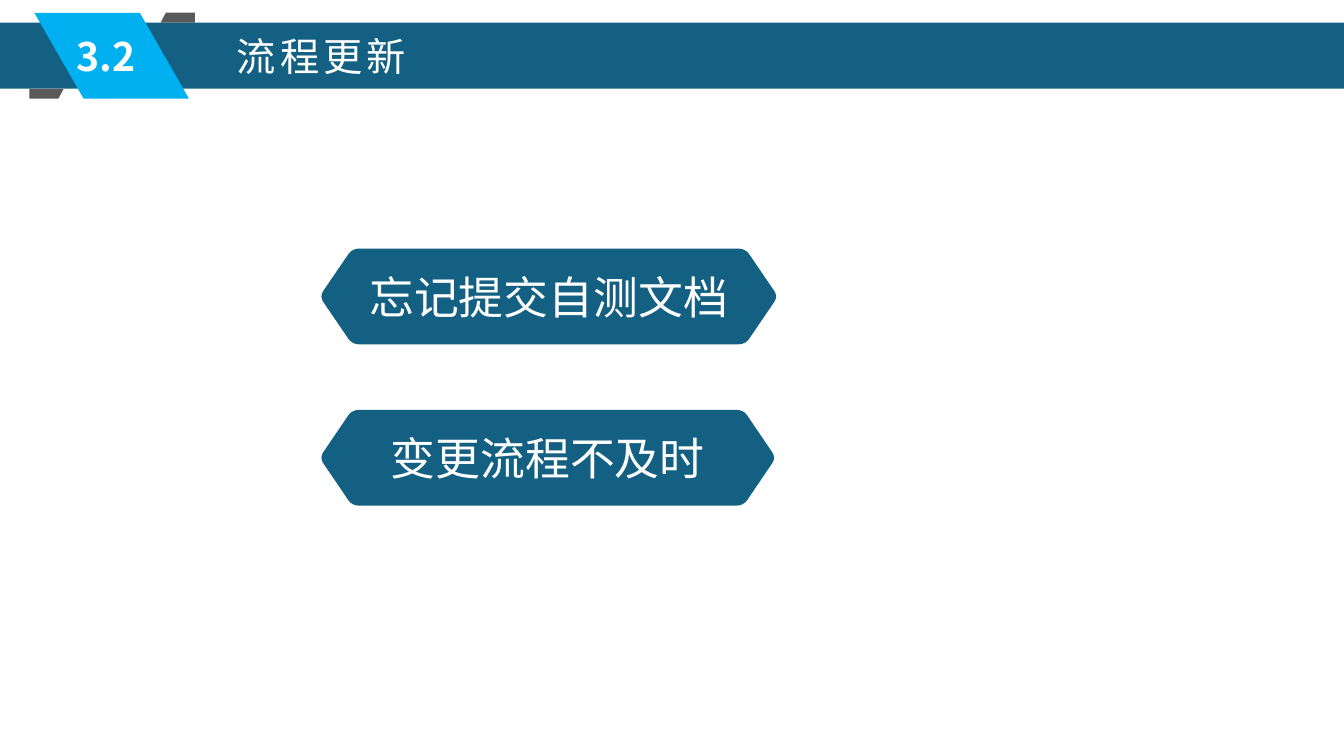
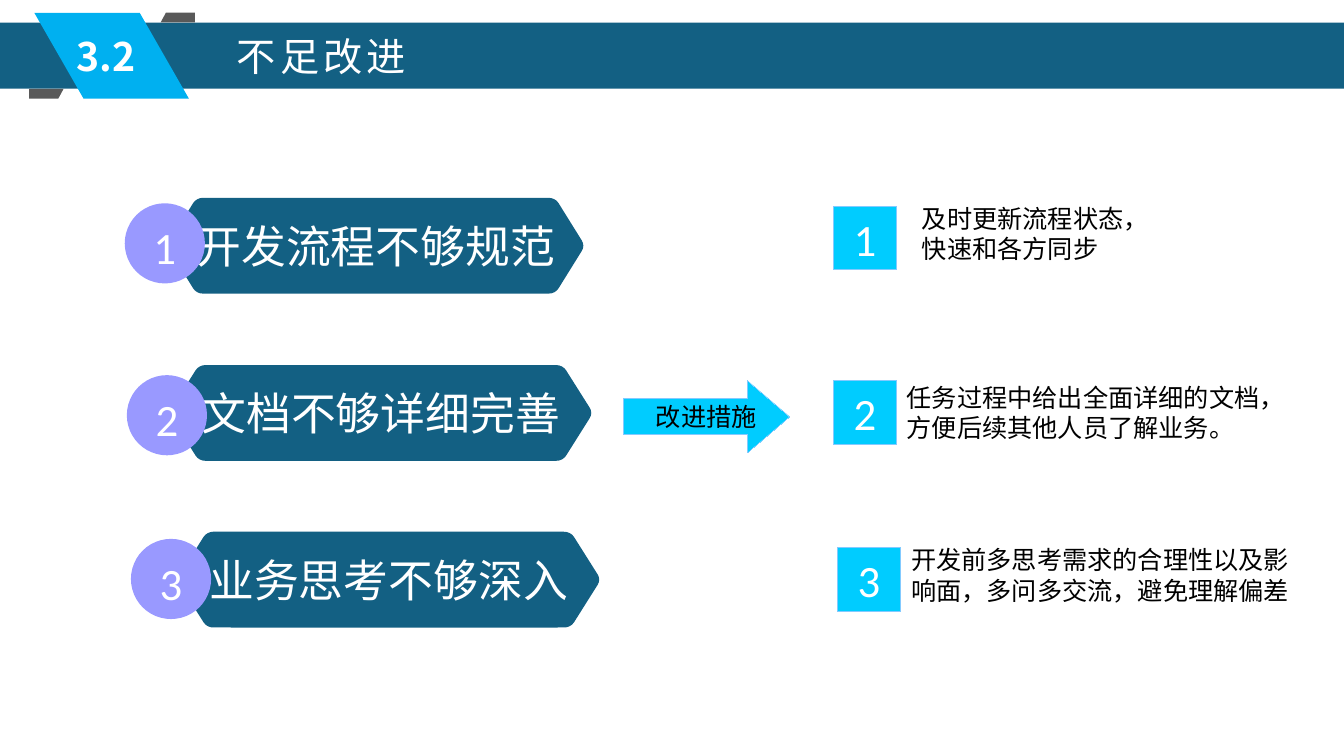
Before and after one commit to xljnc/husky-starter, a slide deck: slide 13 of doc/zzdb.pptx. Drawn at 1344x756 pixels with LibreOffice and Linux fonts; fonts in the diff are those of the drawing. Boxes give left, top, right and bottom in pixels: in the first picture for what was removed or moved away, otherwise in the second. Text is boxed around its words. In the diff, an @@ line names an element or a change of style, - is before the commit and + after.

Commit message:
文档 by qiyu 2022-06-20

```diff
--- a/doc/zzdb.pptx
+++ b/doc/zzdb.pptx
@@ text at [237,38,406,74]: text changed @@
-流程更新
+不足改进
@@ ellipse added at [125,204,206,284], fill #9999FF, 32 pt, text #FFFFFF @@
+1
@@ freeform shape added at [168,198,584,293], fill #136083, 32 pt, text #FFFFFF @@
+开发流程不够规范
@@ rectangle added at [834,207,897,270], fill #00CCFF, outline #83CAFF 0.75 pt, 32 pt, text #FFFFFF @@
+1
@@ text added at [922,206,1149,260], 18 pt, text #000000 @@
+及时更新流程状态，
+快速和各方同步
@@ freeform shape removed at [322,249,776,345] @@
-忘记提交自测文档
@@ ellipse added at [127,375,208,456], fill #9999FF, 32 pt, text #FFFFFF @@
+2
@@ freeform shape added at [170,365,591,461], fill #136083, 32 pt, text #FFFFFF @@
+文档不够详细完善
@@ freeform shape added at [623,381,789,453], fill #00CCFF, outline #83CAFF 0.75 pt, 18 pt, text #000000 @@
+改进措施
@@ rectangle added at [834,381,897,445], fill #00CCFF, outline #83CAFF 0.75 pt, 32 pt, text #FFFFFF @@
+2
@@ text added at [907,385,1285,439], 18 pt, text #000000 @@
+任务过程中给出全面详细的文档，
+方便后续其他人员了解业务。
@@ freeform shape removed at [322,410,774,506] @@
-变更流程不及时
@@ ellipse added at [131,539,212,620], fill #9999FF, 32 pt, text #FFFFFF @@
+3
@@ freeform shape added at [178,532,599,628], fill #136083, 32 pt, text #FFFFFF @@
+业务思考不够深入
@@ rectangle added at [838,547,901,611], fill #00CCFF, outline #83CAFF 0.75 pt, 32 pt, text #FFFFFF @@
+3
@@ text added at [911,547,1289,603], 18 pt, text #000000 @@
+开发前多思考需求的合理性以及影
+响面，多问多交流，避免理解偏差
```
Also in this commit, not shown: 12 other slides changed, 1 slide added, 1 slide removed.
